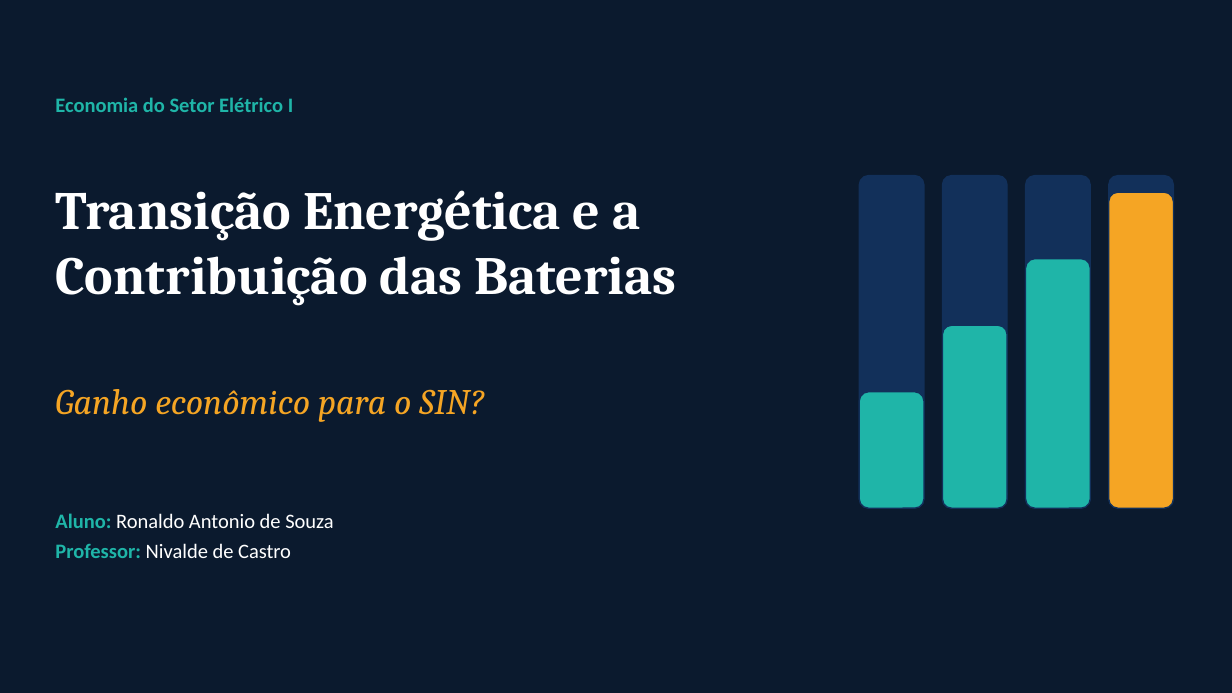
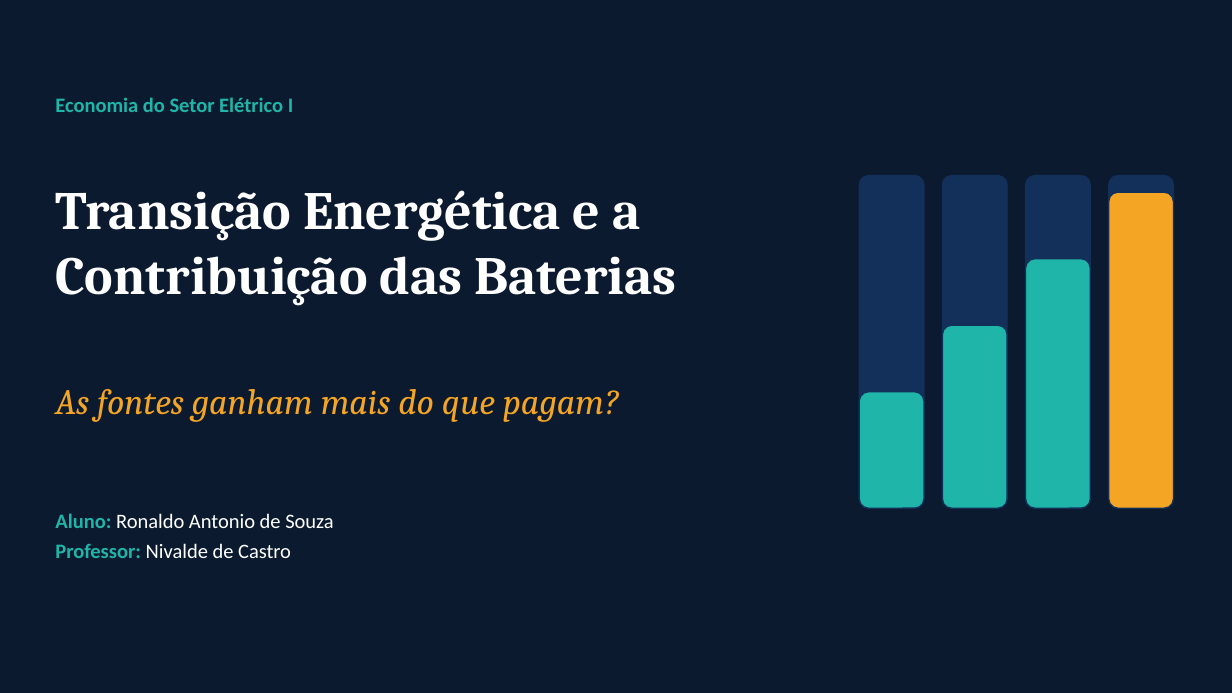
Before and after one commit to RonaldoSouza74/Instituto-de-Economia, a slide deck: slide 1 of Baterias_SIN_Economia_Setor_Eletrico_I.pptx. Drawn at 1232x693 pixels with LibreOffice and Linux fonts; fonts in the diff are those of the drawing. Boxes give left, top, right and bottom in pixels: in the first picture for what was removed or moved away, otherwise in the second. Text is boxed around its words. In the diff, an @@ line names an element or a change of style, - is before the commit and + after.

```diff
--- a/Baterias_SIN_Economia_Setor_Eletrico_I.pptx
+++ b/Baterias_SIN_Economia_Setor_Eletrico_I.pptx
@@ text at (55, 389, 619, 422): text changed @@
-Ganho econômico para o SIN?
+As fontes ganham mais do que pagam?
```
Also in this commit, not shown: 15 other slides changed, 2 slides added, 2 slides removed.
